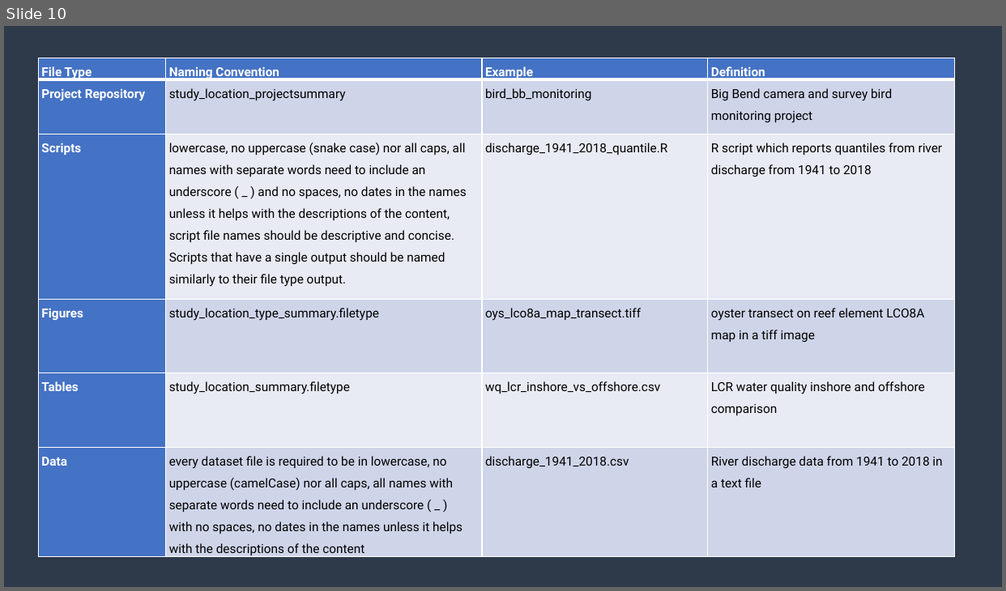
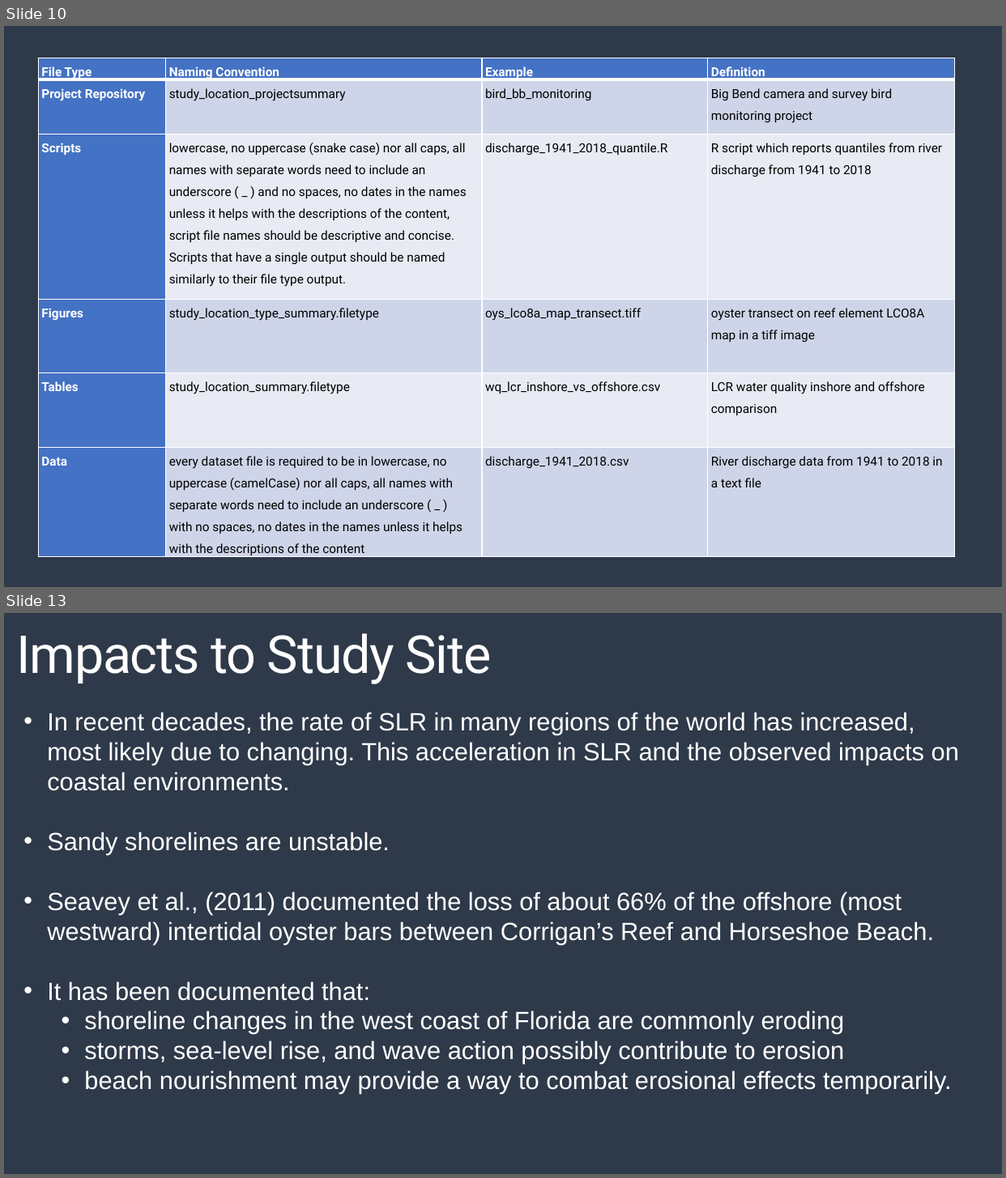
Before and after one commit to melimore86/graduate_courses, a slide deck: graduate_research/defense_moreno.pptx. Shown one above the other, each under a label of ours: slide 10 before the commit, slides 10 and 13 after it; the slides between them are not shown. The pictures are 1006x591 and 1006x1178 pixels, drawn with LibreOffice and Linux fonts; fonts in the diff are those of the drawing. Boxes give left, top, right and bottom in pixels: in the first picture for what was removed or moved away, otherwise in the second. Text is boxed around its words. In the diff, an @@ line names an element or a change of style, - is before the commit and + after.

```diff
--- a/graduate_research/defense_moreno.pptx
+++ b/graduate_research/defense_moreno.pptx
@@ slide 13 added at [4,613,1002,1174], background #1D242E; not listed: 1 template element that a slide beside it also shows @@
@@ title added at [16,633,492,684], 50.4 pt, text #FFFFFF @@
+Impacts to Study Site
@@ text added at [47,712,959,1094], 24 pt, text #FFFFFF @@
+• In recent decades, the rate of SLR in many regions of the world has increased, most likely due to changing. This acceleration in SLR and the observed impacts on coastal environments.
+• Sandy shorelines are unstable.
+• Seavey et al., (2011) documented the loss of about 66% of the offshore (most westward) intertidal oyster bars between Corrigan’s Reef and Horseshoe Beach.
+• It has been documented that:
+  • shoreline changes in the west coast of Florida are commonly eroding
+  • storms, sea-level rise, and wave action possibly contribute to erosion
+  • beach nourishment may provide a way to combat erosional effects temporarily.
```
Also in this commit, not shown: 6 slides changed, 16 other slides added, 14 slides removed, 2 other files.
